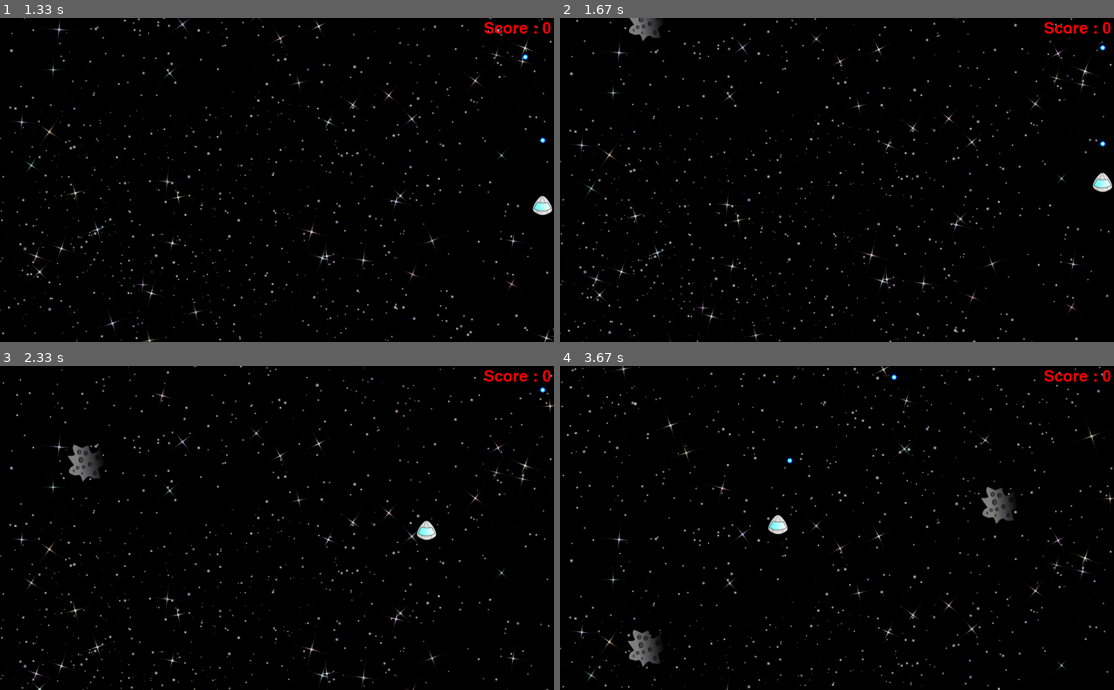
Above: before the commit, frames 1-4 (two rows, left to right).
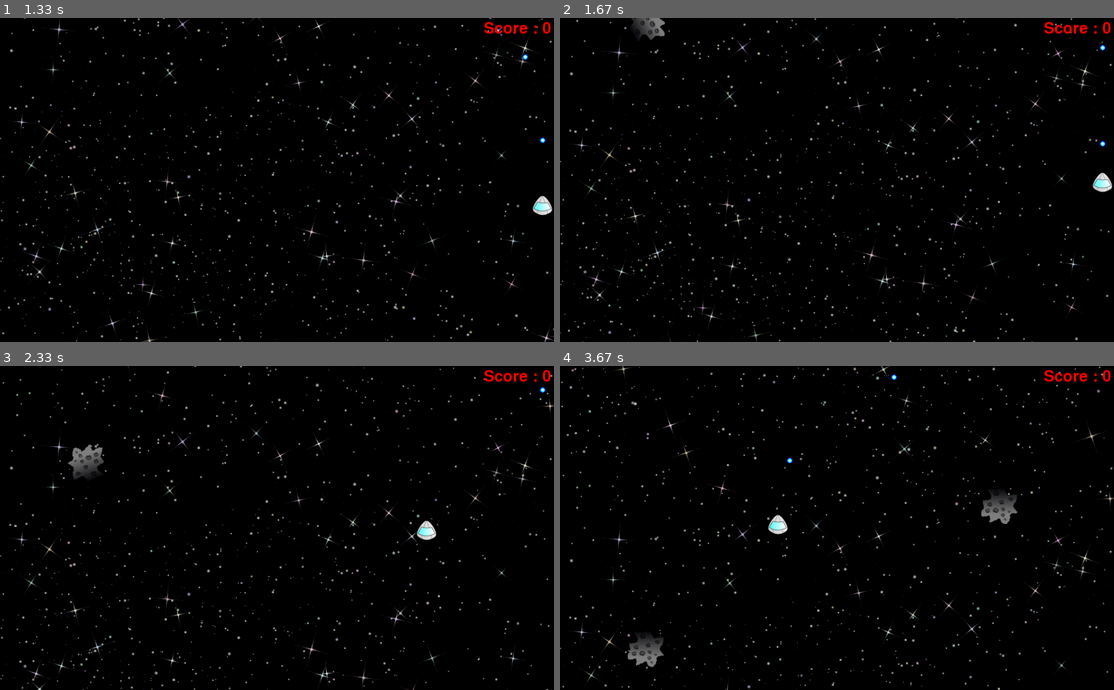
Above: after the commit, the same moments.

Repository: rodrigets/games-in-pygame
Game: pygame game, started from asteroides.py
Same seed, same stepped clock (60 frames per second), same inputs: the game is played once before the commit and once after it.
Inputs:
- Up to frame 1 (1.33 s): tap Space at 0.33, 0.73, 1.03, 1.23 s; hold Right 0.67-1.13 s; hold Up from 1.17 s (still down)
- Up to frame 2 (1.67 s): release Up at 1.47 s; hold Right from 1.5 s (still down); tap Space at 1.57 s
- Up to frame 3 (2.33 s): tap Space at 1.87, 2.07 s; release Right at 1.97 s; hold Left from 2 s (still down)
- Up to frame 4 (3.67 s): tap Space at 2.37, 2.63, 2.97, 3.27, 3.4 s; release Left at 2.53 s; hold Down 2.57-2.87 s; hold Left 2.9-3.3 s; hold Up from 3.33 s (still down)

Frame 1 is identical in both runs. In frame 2, 0.3% of the frame differs, in the area x 12-19%, y 0-8%; in frame 3, 0.4%; in frame 4, 0.8%, in the area x 12-83%, y 37-93%.

Commit message:
Add rotate feature for asteroids
1. Add rot_center function refer to this wiki:
	https://www.pygame.org/wiki/RotateCenter

Diff:
--- a/asteroides.py
+++ b/asteroides.py
@@ -49,6 +49,15 @@
                 asteroids.remove(asteroid)
                 global counter
                 counter += 5
+
+def rot_center(image, angle):
+    """rotate an image while keeping its center and size"""
+    orig_rect = image.get_rect()
+    rot_image = pygame.transform.rotate(image, angle)
+    rot_rect = orig_rect.copy()
+    rot_rect.center = rot_image.get_rect().center
+    rot_image = rot_image.subsurface(rot_rect).copy()
+    return rot_image
 
 
 def move_asteroids(asteroids):
@@ -163,6 +172,8 @@
 
     background_position = 0
 
+    angle = 0
+
     play_music()
 
     # Clock to control FPS
@@ -231,8 +242,10 @@
         screen.blit(t, (SCREEN_WIDTH - score_text_size[0] - 5 , 5))
 
 
+        # increase angle to rotate asteroid
+        angle += 2
         for asteroid in asteroids:
-            screen.blit(asteroid['surface'], asteroid['position'])
+            screen.blit(rot_center(asteroid['surface'], angle % 360), asteroid['position'])
 
         for shot in shots:
             screen.blit(shot['surface'], shot['position'])
